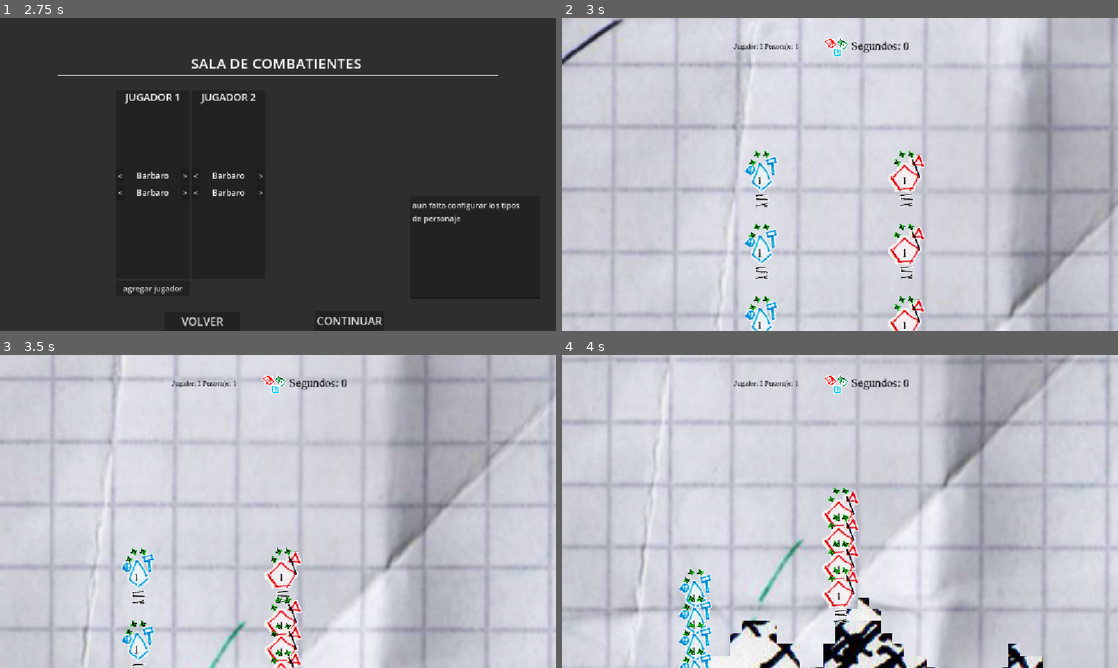
Above: before the commit, frames 1-4 (two rows, left to right).
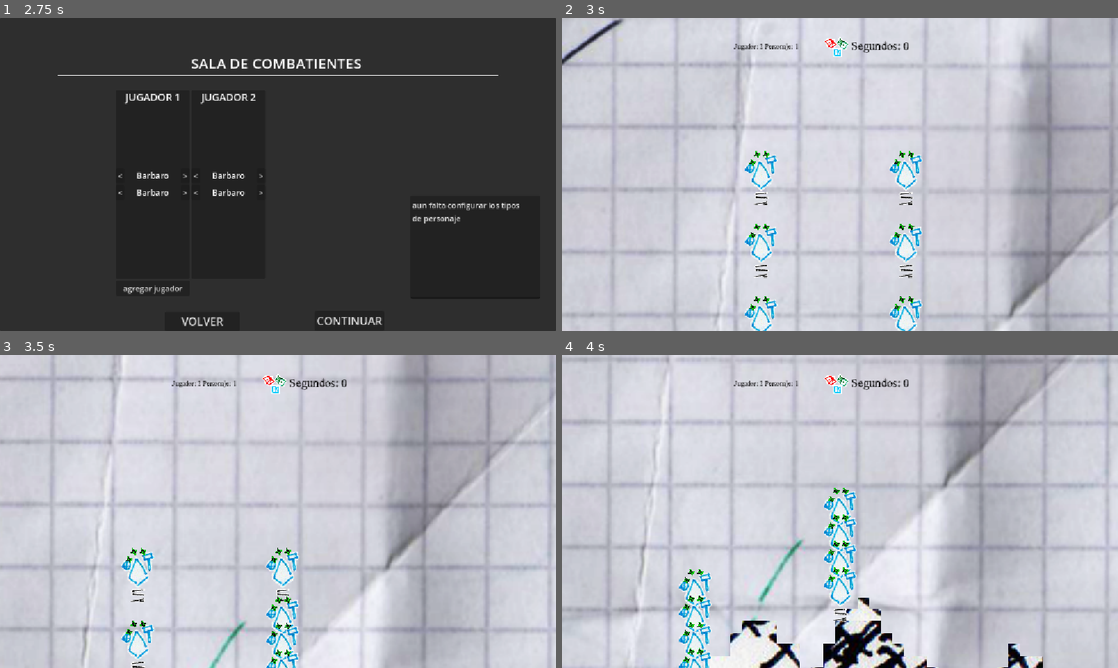
Above: after the commit, the same moments.

Repository: Pablo7776/Motores_Graficos
Game: Godot game, scene res://Escenas/menu_principal.tscn
Two runs of this game, one before a commit and one after it. Both use one fixed random seed, a clock stepped at 60 frames per second and the inputs below. The engine's default icon, where the game draws it, is replaced by a stand-in: a white triangle on a blue panel in a dark square.
Inputs (mouse positions are in pixels of both pictures, inside the frame that each line leads up to):
- Up to frame 1 (2.75 s): click "INICIAR" at 0.5 s; click "VOLVER" at 1.25 s; click "INICIAR" at 2 s
- Up to frame 2 (3 s): click "CONTINUAR" at 2.75 s
- Up to frame 3 (3.5 s): no input
- Up to frame 4 (4 s): move the mouse to (962, 495) at 3.52 s; hold Right (mover_derecha) from 3.53 s (still down); click (962, 495) at 3.6 s; tap Space (saltar) at 3.77 s

Frame 1 is identical in both runs. In frame 2, 2.1% of the frame differs, in the area x 32-66%, y 43-100%; in frame 3, 1.9%; in frame 4, 2.3%, in the area x 21-54%, y 43-100%.

Commit message:
nuevo nodo para flipeables

Diff:
--- a/da-2-zafarrancho/modulos/componentes/hitbox.gd
+++ b/da-2-zafarrancho/modulos/componentes/hitbox.gd
@@ -12,9 +12,9 @@
 
 
 func attack():
-	print("flip_h:", player.animacion.flip_h)
-	set_direction(player.animacion.flip_h)
-	print("flip_h:", player.animacion.flip_h)
+	#print("flip_h:", player.animacion.flip_h)
+	#set_direction(player.animacion.flip_h)
+	#print("flip_h:", player.animacion.flip_h)
 	activate()
 
 
--- a/da-2-zafarrancho/modulos/personajes/StateMachine/attack_state.gd
+++ b/da-2-zafarrancho/modulos/personajes/StateMachine/attack_state.gd
@@ -1,4 +1,5 @@
 extends State
+
 var sonido = preload("res://Escenas/audio_manager.tscn").instantiate()
 
 func enter(player):
@@ -11,7 +12,7 @@
 
 	print("paso por aquí")
 
-	var hitbox = player.get_node("Hitbox")
+	var hitbox = player.visuales_flipeables.get_node("Hitbox")
 	hitbox.set_direction(player.animacion.flip_h)
 	hitbox.attack()
 
--- a/da-2-zafarrancho/modulos/personajes/personaje_base.gd
+++ b/da-2-zafarrancho/modulos/personajes/personaje_base.gd
@@ -5,6 +5,7 @@
 const JUMP_VELOCITY = -400.0
 
 @onready var animacion
+@onready var visuales_flipeables: Node2D = $VisualesFlipeables
 @onready var state_machine = $StateMachine
 @onready var dado = $Dado
 @onready var gestor_de_turnos = get_parent().get_node("GestorDeTurnosV2")
@@ -59,13 +60,15 @@
 	state_machine.change_state(state_machine.idle_state)
 
 func asignar_animacion():
+	"""
 	if (jugador_id+1)%2 ==0:
 		animacion = preload("res://Escenas/Personajes/sprite_pj_2.tscn").instantiate()
 	else:
 		animacion = preload("res://Escenas/Personajes/sprite_pj_1.tscn").instantiate()
 	add_child(animacion)
 	move_child(animacion,0)
-
+	"""
+	animacion = $VisualesFlipeables/SpritePJ1
 
 func play_animation(anim_name):
 	print(animacion)
@@ -99,7 +102,7 @@
 func _on_hitbox_body_shape_entered(body_rid: RID, body: Node2D, body_shape_index: int, local_shape_index: int) -> void:
 	if body is TileMapLayer:
 		#  Obtenemos la coordenada exacta
-		var posicion_del_hacha = $Hitbox.global_position
+		var posicion_del_hacha = visuales_flipeables.get_node("Hitbox").global_position
 		var pos_local = body.to_local(posicion_del_hacha)
 		var celda_central = body.local_to_map(pos_local)
 
--- a/da-2-zafarrancho/modulos/personajes/personaje_base.tscn
+++ b/da-2-zafarrancho/modulos/personajes/personaje_base.tscn
@@ -4,7 +4,8 @@
 [ext_resource type="Script" uid="uid://c0uofwdfjv136" path="res://modulos/personajes/personaje_base.gd" id="1_wi8ml"]
 [ext_resource type="PackedScene" uid="uid://cfrugvdsa3axp" path="res://modulos/personajes/StateMachine/StateMachine.tscn" id="6_hhlp6"]
 [ext_resource type="PackedScene" uid="uid://0jnxrsdc43aq" path="res://modulos/componentes/HealthManager.tscn" id="7_hhlp6"]
-[ext_resource type="Script" uid="uid://bkpqset04oo5t" path="res://contador_de_vida.gd" id="8_6ayea"]
+[ext_resource type="Script" path="res://contador_de_vida.gd" id="8_6ayea"]
+[ext_resource type="PackedScene" uid="uid://62fxftu14joj" path="res://Escenas/Personajes/sprite_pj_1.tscn" id="9_1mfgc"]
 [ext_resource type="PackedScene" uid="uid://k7me60pusy4k" path="res://modulos/componentes/hurtbox.tscn" id="9_fqy2a"]
 [ext_resource type="PackedScene" uid="uid://6f6h65cunh3q" path="res://modulos/componentes/Hitbox.tscn" id="10_54fsg"]
 [ext_resource type="PackedScene" uid="uid://omrlmirhee5j" path="res://modulos/componentes/dados.tscn" id="11_54fsg"]
@@ -34,9 +35,6 @@
 
 [node name="Hurtbox" parent="." unique_id=788915030 instance=ExtResource("9_fqy2a")]
 
-[node name="Hitbox" parent="." unique_id=1959214690 instance=ExtResource("10_54fsg")]
-position = Vector2(66, -32)
-
 [node name="Dado" parent="." unique_id=1716550576 instance=ExtResource("11_54fsg")]
 position = Vector2(-11, -17)
 
@@ -44,6 +42,14 @@
 position = Vector2(-9, -62)
 script = ExtResource("8_6ayea")
 
+[node name="VisualesFlipeables" type="Node2D" parent="." unique_id=416265463]
+
+[node name="Hitbox" parent="VisualesFlipeables" unique_id=1959214690 instance=ExtResource("10_54fsg")]
+position = Vector2(66, -32)
+
+[node name="SpritePJ1" parent="VisualesFlipeables" unique_id=539056300 instance=ExtResource("9_1mfgc")]
+position = Vector2(-1, -4.5)
+
 [connection signal="timeout" from="Timer" to="." method="_on_timer_timeout"]
 [connection signal="dead" from="HealthManager" to="." method="_on_health_manager_dead"]
-[connection signal="body_shape_entered" from="Hitbox" to="." method="_on_hitbox_body_shape_entered"]
+[connection signal="body_shape_entered" from="VisualesFlipeables/Hitbox" to="." method="_on_hitbox_body_shape_entered"]
